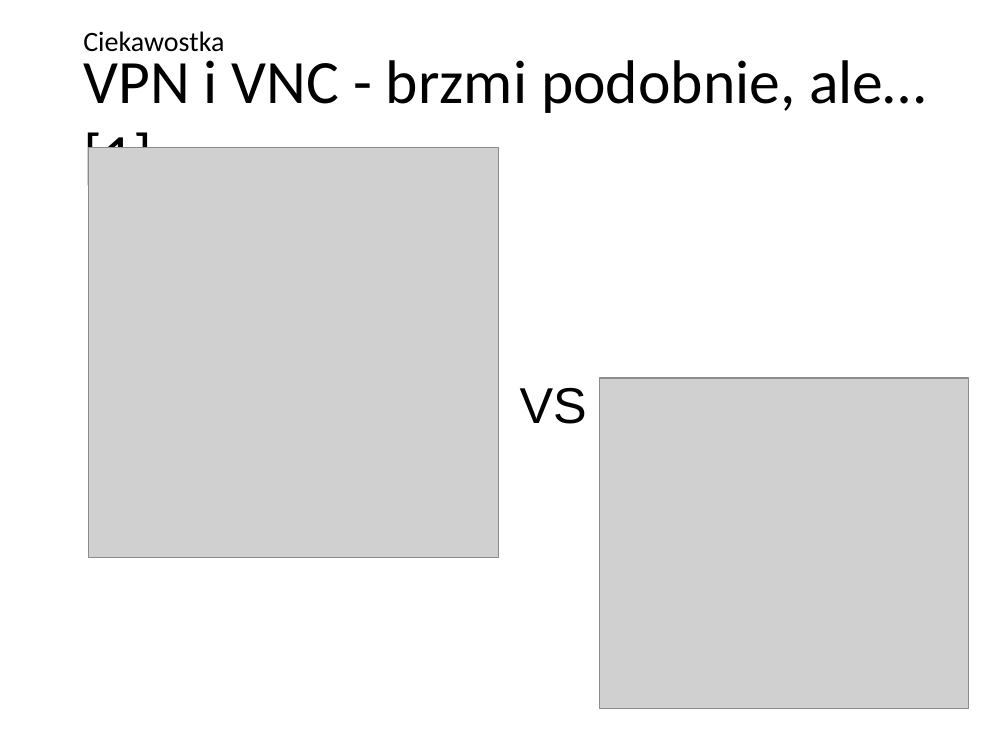
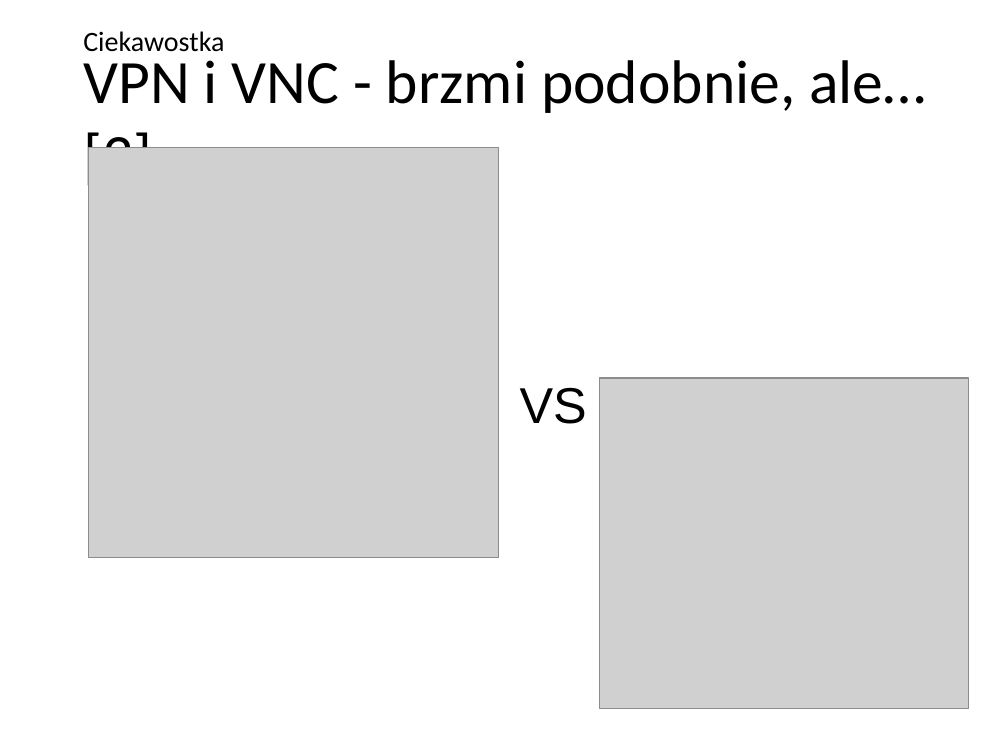
Before and after one commit to pwr227078/Reports, a slide deck: slide 17 of VPN/VPN.pptx (slide 15 before the commit). Drawn at 1008x756 pixels with LibreOffice and Linux fonts; fonts in the diff are those of the drawing; grey boxes stand for pictures; background and template pictures are left out. Boxes give left, top, right and bottom in pixels: in the first picture for what was removed or moved away, otherwise in the second. Text is boxed around its words. In the diff, an @@ line names an element or a change of style, - is before the commit and + after.

```diff
--- a/VPN/VPN.pptx
+++ b/VPN/VPN.pptx
@@ text at (83,60,926,192): text changed @@
-VPN i VNC - brzmi podobnie, ale… [1]
+VPN i VNC - brzmi podobnie, ale… [3]
```
Also in this commit, not shown: 12 other slides changed, 2 slides added, 2 other files.
